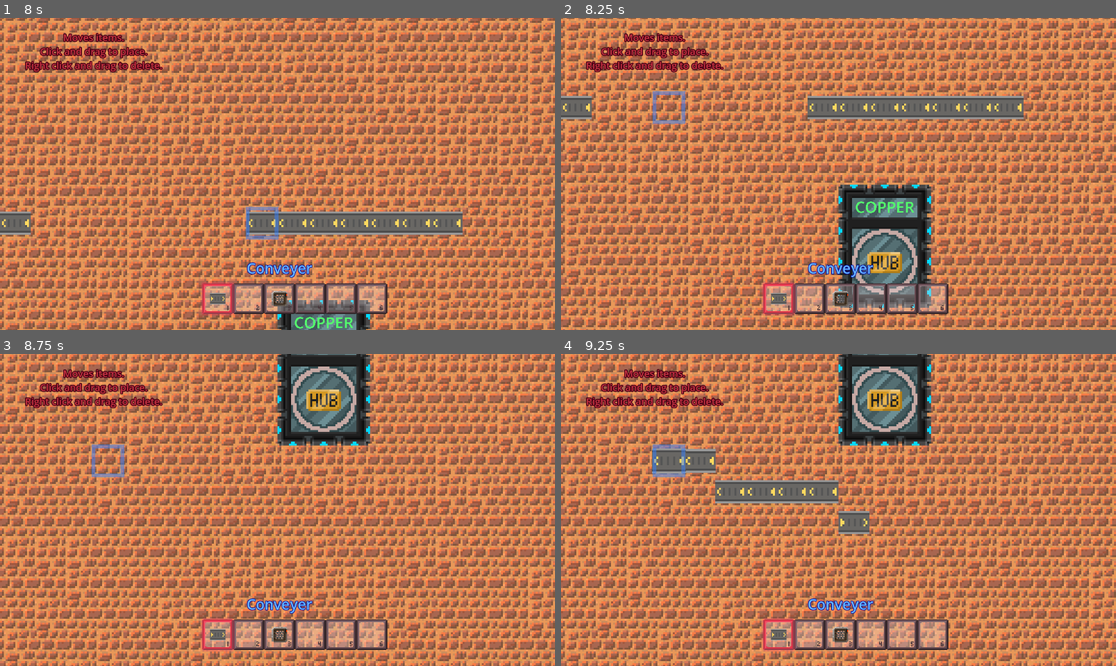
Above: before the commit, frames 1-4 (two rows, left to right).
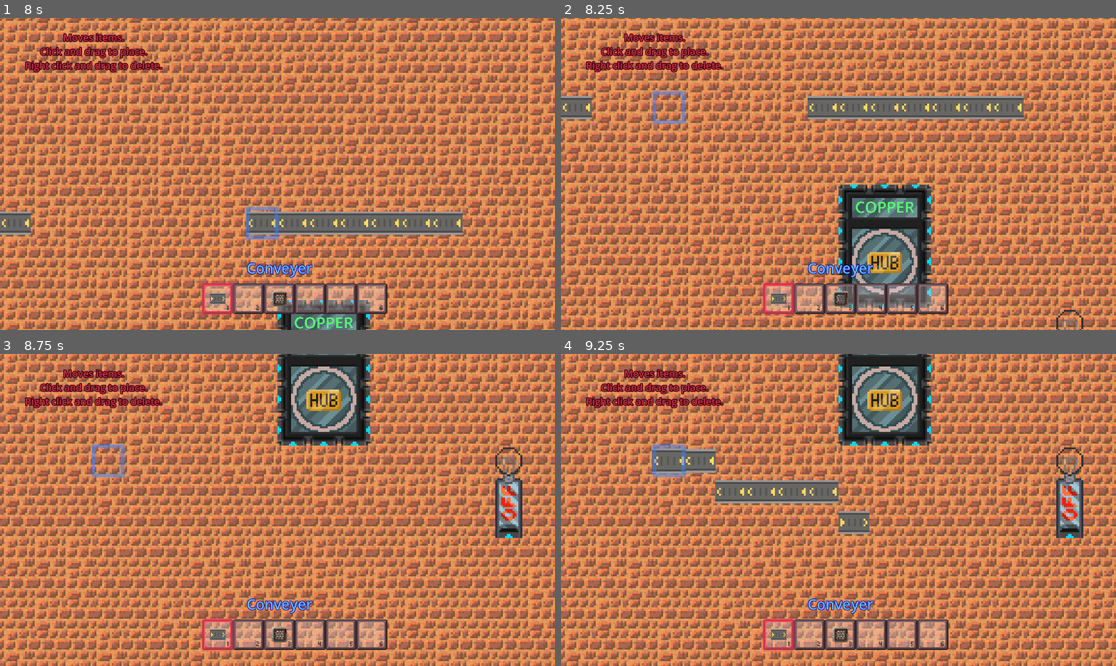
Above: after the commit, the same moments.

Repository: CaptainSpaceCat/bigmode-game-jam
Game: Godot game, scene res://Scenes/main_scene.tscn
Two runs of this game, one before a commit and one after it. Both use one fixed random seed, a clock stepped at 60 frames per second and the inputs below. The engine's default icon, where the game draws it, is replaced by a stand-in: a white triangle on a blue panel in a dark square.
Inputs (mouse positions are in pixels of both pictures, inside the frame that each line leads up to):
- Up to frame 1 (8 s): tap Enter at 0.5, 2 s; move the mouse to (249, 236) at 0.52 s; hold W (move_up) 0.53-1.25 s; tap 1 at 0.6, 5.1 s; click (249, 236) at 0.67 s; tap Space at 1.25, 2.75 s; drag from (444, 220) to (249, 236) at 1.27 s; move the mouse to (111, 127) at 2.02 s; hold A (move_left) 2.03-2.75 s; tap T at 2.1, 6.6 s; drag from (305, 174) to (111, 127) at 2.77 s; move the mouse to (194, 96) at 3.52 s; hold S (move_down) 3.53-4.25 s; tap 9 at 3.6 s; drag from (399, 158) to (194, 96) at 4.27 s; move the mouse to (166, 189) at 5.02 s; hold W (move_up) 5.03-5.75 s; click (166, 189) at 5.17 s; drag from (333, 105) to (166, 189) at 5.77 s; move the mouse to (249, 236) at 6.52 s; hold D (move_right) 6.53-7.25 s; drag from (444, 220) to (249, 236) at 7.27 s
- Up to frame 2 (8.25 s): move the mouse to (672, 127) at 8.02 s; hold S (move_down) from 8.03 s (still down); tap 9 at 8.1 s
- Up to frame 3 (8.75 s): keep holding S (move_down)
- Up to frame 4 (9.25 s): release S (move_down) at 8.75 s; drag from (866, 510) to (672, 463) at 8.77 s

Frame 1 is identical in both runs. In frame 2, 0.1% of the frame differs, in the area x 89-95%, y 93-100%; in frame 3, 1.1%, in the area x 89-95%, y 29-60%; in frame 4, 1.1%.

Commit message:
added lightbulb machine

Diff:
--- /dev/null
+++ b/Prefabs/lightbulb.tscn
@@ -0,0 +1,71 @@
+[gd_scene load_steps=9 format=3 uid="uid://dvgnxps1yl605"]
+
+[ext_resource type="Script" path="res://Scripts/Machines/LightbulbMachine.gd" id="1_ajo2b"]
+[ext_resource type="Texture2D" uid="uid://ckpntsrwt0llj" path="res://Textures/machines_quick.png" id="2_fi6ia"]
+[ext_resource type="Script" path="res://Scripts/SoundPool.gd" id="3_h6td7"]
+[ext_resource type="Script" path="res://Scripts/LetterBuffer.gd" id="4_0p21m"]
+
+[sub_resource type="AtlasTexture" id="AtlasTexture_wa2vq"]
+atlas = ExtResource("2_fi6ia")
+region = Rect2(64, 80, 16, 48)
+
+[sub_resource type="AtlasTexture" id="AtlasTexture_4kyn5"]
+atlas = ExtResource("2_fi6ia")
+region = Rect2(66, 98, 12, 26)
+
+[sub_resource type="AtlasTexture" id="AtlasTexture_aq6kc"]
+atlas = ExtResource("2_fi6ia")
+region = Rect2(80, 80, 16, 48)
+
+[sub_resource type="AtlasTexture" id="AtlasTexture_xp25l"]
+atlas = ExtResource("2_fi6ia")
+region = Rect2(82, 98, 12, 26)
+
+[node name="Lightbulb" type="Node2D" node_paths=PackedStringArray("modeOff", "modeOn", "inputBufferA")]
+script = ExtResource("1_ajo2b")
+modeOff = NodePath("ModeOff")
+modeOn = NodePath("ModeOn")
+inputBufferA = NodePath("InputBufferA")
+
+[node name="ModeOff" type="Node2D" parent="."]
+position = Vector2(0, 16)
+
+[node name="Back" type="Sprite2D" parent="ModeOff"]
+texture = SubResource("AtlasTexture_wa2vq")
+
+[node name="Cover" type="Sprite2D" parent="ModeOff"]
+z_index = 1
+position = Vector2(0, 7)
+texture = SubResource("AtlasTexture_4kyn5")
+
+[node name="ModeOn" type="Node2D" parent="."]
+visible = false
+position = Vector2(0, 16)
+
+[node name="Back" type="Sprite2D" parent="ModeOn"]
+texture = SubResource("AtlasTexture_aq6kc")
+
+[node name="Cover" type="Sprite2D" parent="ModeOn"]
+z_index = 1
+position = Vector2(0, 7)
+texture = SubResource("AtlasTexture_xp25l")
+
+[node name="OnSound" type="Node2D" parent="."]
+position = Vector2(0, 16)
+script = ExtResource("3_h6td7")
+gain_db = -10
+SOUND_PATH = "res://Audio/SFX/ding.wav"
+
+[node name="FailSound" type="Node2D" parent="."]
+position = Vector2(0, 16)
+script = ExtResource("3_h6td7")
+gain_db = -10
+SOUND_PATH = "res://Audio/SFX/fail_sound.wav"
+
+[node name="InputBufferA" type="Node2D" parent="."]
+position = Vector2(0, 33)
+script = ExtResource("4_0p21m")
+
+[node name="SoundPool" type="Node2D" parent="InputBufferA"]
+script = ExtResource("3_h6td7")
+SOUND_PATH = "res://Audio/SFX/tongue_click.wav"
--- a/Scenes/main_scene.tscn
+++ b/Scenes/main_scene.tscn
@@ -9,6 +9,7 @@
 [ext_resource type="PackedScene" uid="uid://8jgrnldd5nlg" path="res://Prefabs/word_slicer.tscn" id="6_kyntq"]
 [ext_resource type="Script" path="res://Scripts/MachineManager.gd" id="6_n1tf0"]
 [ext_resource type="PackedScene" uid="uid://cfmflnlr0fny3" path="res://Prefabs/word_merger.tscn" id="8_m13vn"]
+[ext_resource type="PackedScene" uid="uid://dvgnxps1yl605" path="res://Prefabs/lightbulb.tscn" id="8_vr1jn"]
 [ext_resource type="PackedScene" uid="uid://djueq03afge34" path="res://Prefabs/hub.tscn" id="9_h6lbg"]
 [ext_resource type="PackedScene" uid="uid://bmihnbi57otw5" path="res://Prefabs/belt_merger.tscn" id="10_vxeqh"]
 [ext_resource type="PackedScene" uid="uid://cbm1fatw7owh4" path="res://Prefabs/trash_bin.tscn" id="11_5gov7"]
@@ -248,6 +249,9 @@
 position = Vector2(-248, 360)
 flipped = true
 
+[node name="Lightbulb" parent="MachineManager" instance=ExtResource("8_vr1jn")]
+position = Vector2(456, 152)
+
 [node name="MachineCursor" type="Node2D" parent="." node_paths=PackedStringArray("inventoryUI", "oreVeinLayer")]
 z_index = 3
 script = ExtResource("5_1xqk8")
--- /dev/null
+++ b/Scripts/Machines/LightbulbMachine.gd
@@ -0,0 +1,36 @@
+class_name LightbulbMachine
+extends Machine
+
+@export var modeOff: Node2D
+@export var modeOn: Node2D
+
+@export var inputBufferA: LetterBuffer
+
+@onready var on_sound: SoundPool = $OnSound
+#@onready var off_sound: SoundPool = $OffSound
+@onready var fail_sound: SoundPool = $FailSound
+
+func _init():
+	self.discrete_shape = Vector2i(1, 3)
+	self.add_input(Vector2i(0,3), Vector2i(0,2))
+	self.is_destructible = false
+
+
+func perform_cycle(machine_map: Dictionary) -> void:
+	if inputBufferA.is_full:
+		var word = inputBufferA.pop_serialize().reverse()
+		if word == "ON":
+			on_sound.play_sound()
+			modeOff.visible = false
+			modeOn.visible = true
+		elif word == "OFF":
+			#off_sound.play_sound()
+			modeOff.visible = true
+			modeOn.visible = false
+		else:
+			fail_sound.play_sound()
+
+func send_letter_to_channel(channel: int, letter: Letter) -> bool:
+	if channel == 0:
+		return inputBufferA.try_append(letter)
+	return false
Not shown: 1 places in Scenes/main_scene.tscn that only renumber resources
Binary file changed: Textures/machines_quick.png
Not shown, changed: Textures/machines_quick.kra
Not shown, changed: Textures/machines_quick.kra~
Not shown, changed: Textures/machines_quick.png~
